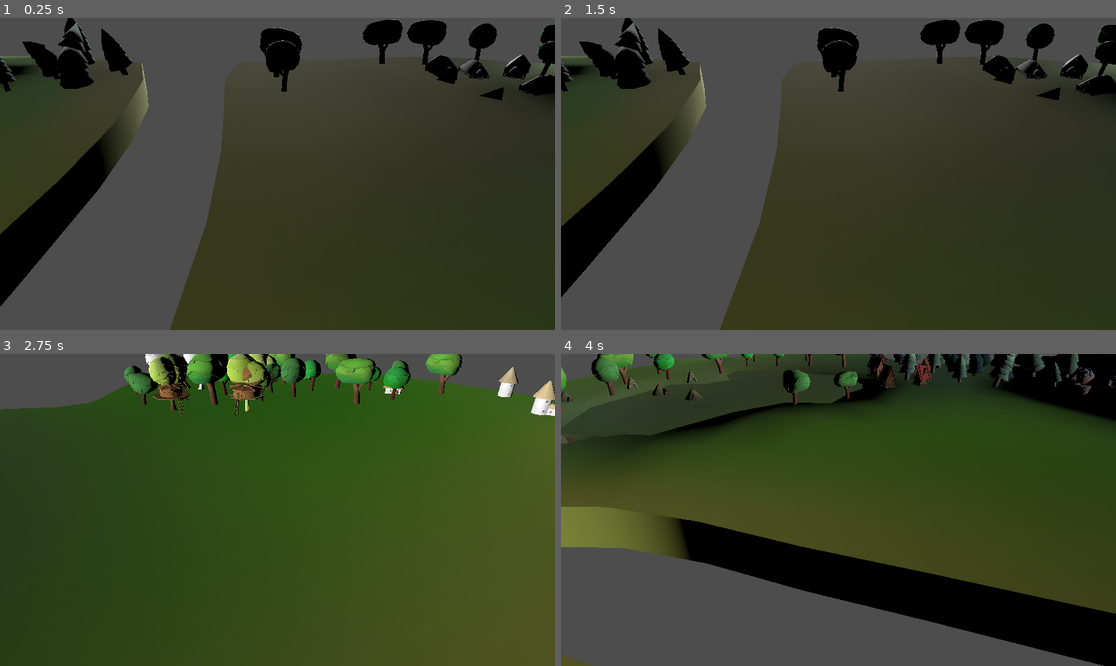
Above: before the commit, frames 1-4 (two rows, left to right).
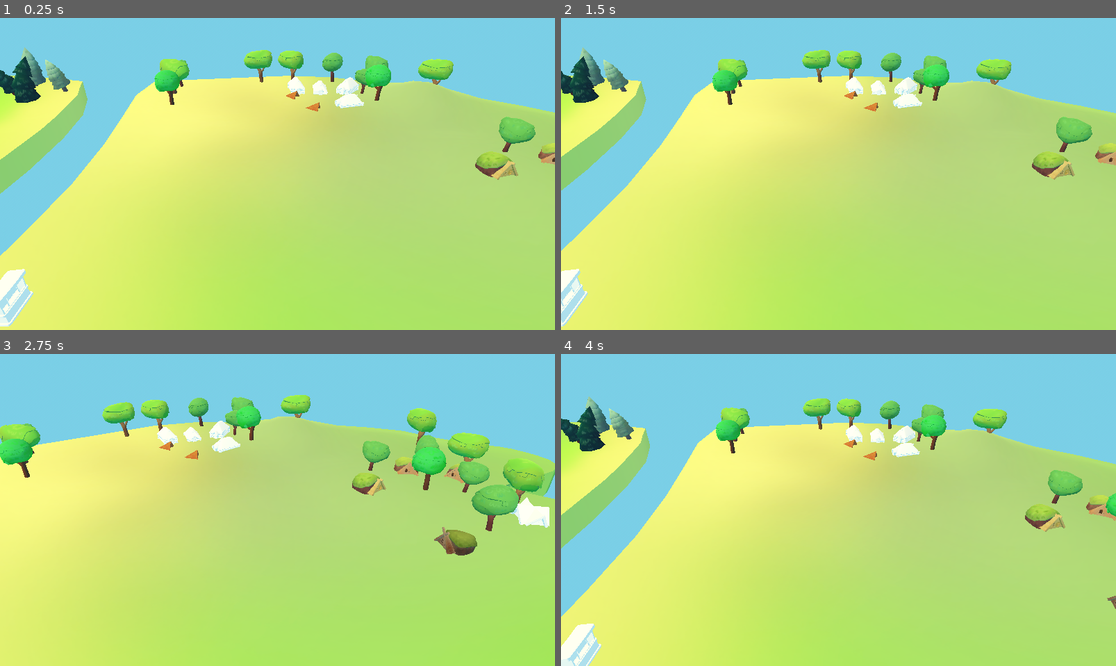
Above: after the commit, the same moments.

Repository: Baizard-13/Racoonomics
Game: Godot game, scene res://Location/location.tscn
Two runs of this game, one before a commit and one after it. Both use one fixed random seed, a clock stepped at 60 frames per second and the inputs below.
Inputs (mouse positions are in pixels of both pictures, inside the frame that each line leads up to):
- Up to frame 1 (0.25 s): no input
- Up to frame 2 (1.5 s): tap Enter at 0.5 s; move the mouse to (960, 158) at 0.52 s; tap A (a) at 0.6 s; tap D (d) at 0.8, 1.35 s; tap Space at 1.25 s; move the mouse to (727, 189) at 1.27 s
- Up to frame 3 (2.75 s): tap E (e) at 1.55, 2.1 s; tap Enter at 2 s; move the mouse to (333, 441) at 2.02 s; hold Mouse wheel down (mousecrollDown) from 2.03 s (still down)
- Up to frame 4 (4 s): tap Space at 2.75 s; move the mouse to (810, 572) at 2.77 s; release Mouse wheel down (mousecrollDown) at 2.78 s; tap Mouse wheel down (mousecrollDown) at 2.85 s; tap Q (q) at 3.05, 3.6 s; tap Enter at 3.5 s; move the mouse to (1005, 556) at 3.52 s; tap S (s) at 3.8 s

The runs differ from the first frame. In frame 1, 100% of the frame differs, in the area x 0-100%, y 0-100%; in frame 2, 100%; in frame 3, 100%; in frame 4, 100%.

Commit message:
Border and skybox

Diff:
--- a/Location/cameralogic.gd
+++ b/Location/cameralogic.gd
@@ -1,17 +1,28 @@
 extends CharacterBody3D
-var speedmulti = 1
-const SPEED = 25.0
 
+@export var speedmultiplier = 1.0 ## Множитель скорости
+@export var speed = 25.0 ## Скорость
+@export var mi_max_scale: Vector2 = Vector2(2, 30) ## Мин/макс высота камеры
+@export var zoom_step: float = 5 # Сделал чуть больше, чтобы зум чувствовался
 
 func _physics_process(_delta: float) -> void:
+	var rot = Input.get_axis("e", "q")
+	rotation.y += 0.05 * rot
+
 	if Input.is_action_pressed("shift"):
-		speedmulti = 2
+		speedmultiplier = 2.0
 	else :
-		speedmulti = 1
-	var input_dir = Input.get_vector("a","d","w","s") * SPEED * speedmulti
-	velocity = Vector3(input_dir.x, 0, input_dir.y)
+		speedmultiplier = 1.0
+
+	var input_dir = Input.get_vector("a", "d", "w", "s") * speed * speedmultiplier
+	var move_dir = Vector3(input_dir.x, 0, input_dir.y)
+
+	velocity = move_dir.rotated(Vector3.UP, rotation.y)
+
 	move_and_slide()
-	if Input.is_action_just_pressed("q"):
-		$Camera3D.rotation.y += 90
-	if Input.is_action_just_pressed("e"):
-		$Camera3D.rotation.y += 90
+
+func _input(event: InputEvent) -> void:
+	if event.is_action_pressed("mousecrollDown"):
+		$Camera3D.position.y = clamp($Camera3D.position.y + zoom_step, mi_max_scale.x, mi_max_scale.y)
+	if event.is_action_pressed("mousescrollUP"):
+		$Camera3D.position.y = clamp($Camera3D.position.y - zoom_step, mi_max_scale.x, mi_max_scale.y)
--- a/Location/location.tscn
+++ b/Location/location.tscn
@@ -3,15 +3,33 @@
 [ext_resource type="PackedScene" uid="uid://birm65xx2g784" path="res://Game/Main_Lock.tscn" id="1_vju3g"]
 [ext_resource type="Script" uid="uid://b88krc8w61x6i" path="res://Location/cameralogic.gd" id="2_u6sc3"]
 
+[sub_resource type="ProceduralSkyMaterial" id="ProceduralSkyMaterial_u6sc3"]
+ground_bottom_color = Color(0.37301219, 0.68417555, 0.812935, 1)
+ground_horizon_color = Color(0.37301219, 0.68417555, 0.812935, 1)
+
+[sub_resource type="Sky" id="Sky_tnktr"]
+sky_material = SubResource("ProceduralSkyMaterial_u6sc3")
+
+[sub_resource type="Environment" id="Environment_34a2q"]
+background_mode = 2
+sky = SubResource("Sky_tnktr")
+tonemap_mode = 2
+
 [sub_resource type="SphereShape3D" id="SphereShape3D_vju3g"]
 radius = 3.288
 
+[sub_resource type="BoxShape3D" id="BoxShape3D_u6sc3"]
+size = Vector3(596.9275, 316.57446, 1)
+
 [node name="Location" type="Node3D" unique_id=668207517]
+
+[node name="WorldEnvironment" type="WorldEnvironment" parent="." unique_id=595020413]
+environment = SubResource("Environment_34a2q")
 
 [node name="Environment" parent="." unique_id=1531277812 instance=ExtResource("1_vju3g")]
 
 [node name="CharacterBody3D" type="CharacterBody3D" parent="." unique_id=1858140852]
-transform = Transform3D(1, 0, 0, 0, 1, 0, 0, 0, 1, 49.295956, 60.80642, -0.37407875)
+transform = Transform3D(1, 0, 0, 0, 1, 0, 0, 0, 1, 113.10631, 55.47648, 22.76151)
 script = ExtResource("2_u6sc3")
 
 [node name="CollisionShape3D" type="CollisionShape3D" parent="CharacterBody3D" unique_id=271896591]
@@ -19,10 +37,42 @@
 shape = SubResource("SphereShape3D_vju3g")
 
 [node name="Camera3D" type="Camera3D" parent="CharacterBody3D" unique_id=853344049]
-transform = Transform3D(1, 0, 0, 0, 0.8594065, 0.511293, 0, -0.511293, 0.8594065, 0, -11.15921, 0)
+transform = Transform3D(1, 0, 0, 0, 0.8594065, 0.511293, 0, -0.511293, 0.8594065, 0, 21.661226, 35.662178)
 current = true
 fov = 45.0
 size = 100.0
 
 [node name="DirectionalLight3D" type="DirectionalLight3D" parent="." unique_id=1060950206]
-transform = Transform3D(1, 0, 0, 0, -0.99843097, 0.05599591, 0, -0.05599591, -0.99843097, 0, 0, 0)
+transform = Transform3D(-0.5591928, -0.66122705, -0.5000821, 0, -0.6032079, 0.7975839, -0.82903767, 0.44600314, 0.3373095, 0, 0, 0)
+light_color = Color(0.99215686, 0.9647059, 0.6117647, 1)
+light_specular = 0.0
+
+[node name="borders" type="Node3D" parent="." unique_id=1220244462]
+
+[node name="walls" type="StaticBody3D" parent="borders" unique_id=856842441]
+transform = Transform3D(1, 0, 0, 0, 1, 0, 0, 0, 1, 0, 0, -200.12842)
+
+[node name="CollisionShape3D" type="CollisionShape3D" parent="borders/walls" unique_id=401334796]
+shape = SubResource("BoxShape3D_u6sc3")
+debug_color = Color(0.9729523, 0, 0.44077253, 0.41960785)
+
+[node name="walls2" type="StaticBody3D" parent="borders" unique_id=1017103905]
+transform = Transform3D(1, 0, 0, 0, 1, 0, 0, 0, 1, 0, 0, 192.5816)
+
+[node name="CollisionShape3D" type="CollisionShape3D" parent="borders/walls2" unique_id=294652517]
+shape = SubResource("BoxShape3D_u6sc3")
+debug_color = Color(0.9729523, 0, 0.44077253, 0.41960785)
+
+[node name="walls3" type="StaticBody3D" parent="borders" unique_id=171861434]
+transform = Transform3D(-4.371139e-08, 0, -1, 0, 1, 0, 1, 0, -4.371139e-08, 22.512878, 0, -2.9671478)
+
+[node name="CollisionShape3D" type="CollisionShape3D" parent="borders/walls3" unique_id=86392846]
+shape = SubResource("BoxShape3D_u6sc3")
+debug_color = Color(0.9729523, 0, 0.44077253, 0.41960785)
+
+[node name="walls4" type="StaticBody3D" parent="borders" unique_id=630387140]
+transform = Transform3D(-4.371139e-08, 0, -1, 0, 1, 0, 1, 0, -4.371139e-08, 236.05988, 0, -30.90267)
+
+[node name="CollisionShape3D" type="CollisionShape3D" parent="borders/walls4" unique_id=1993239243]
+shape = SubResource("BoxShape3D_u6sc3")
+debug_color = Color(0.9729523, 0, 0.44077253, 0.41960785)
--- a/project.godot
+++ b/project.godot
@@ -10,7 +10,7 @@
 
 [application]
 
-config/name="C:\\Users\\-\\Documents\\Godot"
+config/name="Racoonomics"
 run/main_scene="uid://b8tnuk3jmf5gt"
 config/features=PackedStringArray("4.6", "Forward Plus")
 
